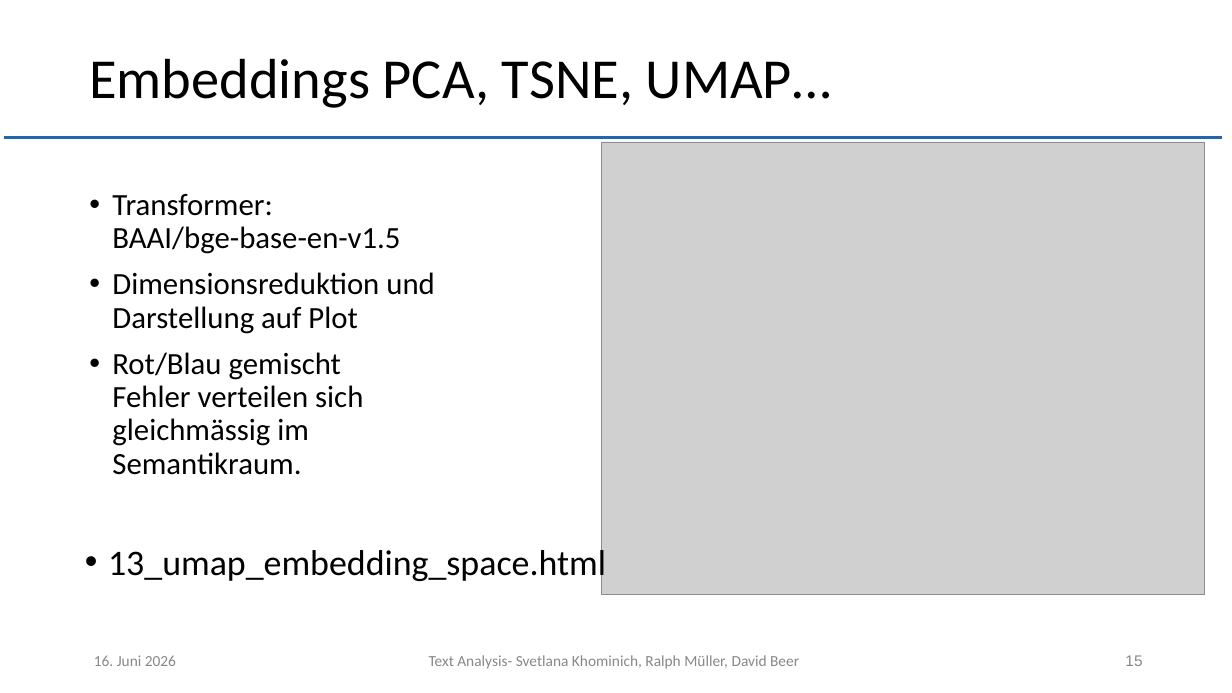
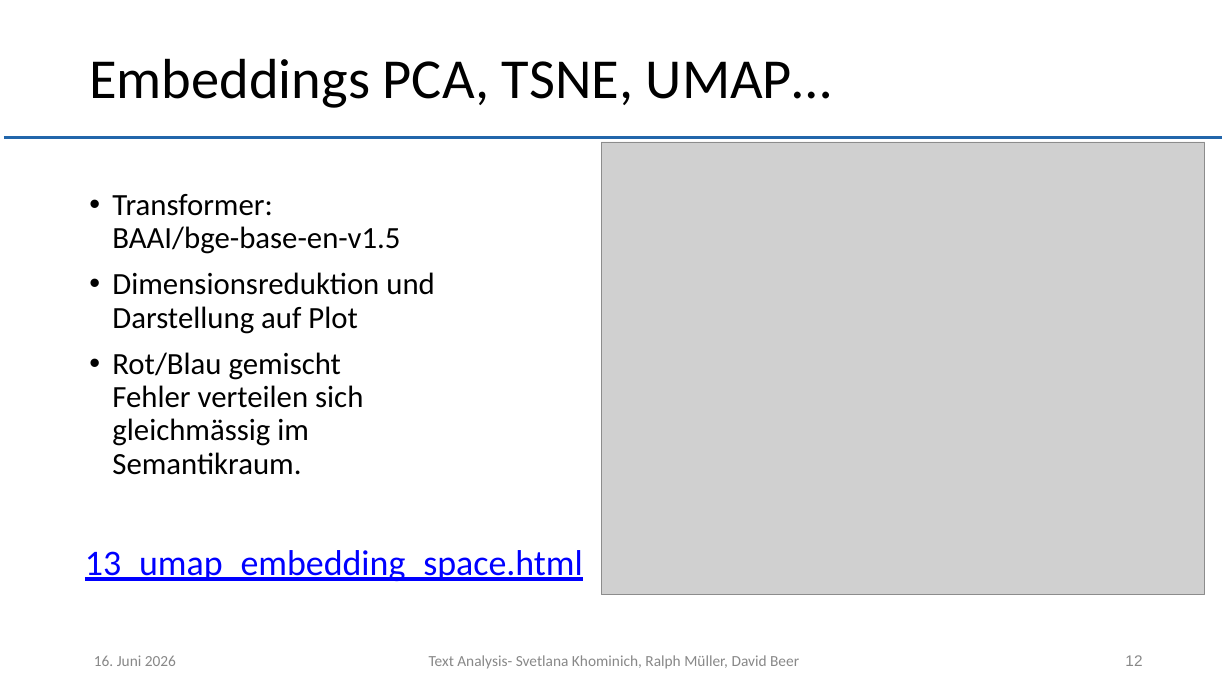
Before and after one commit to muellR/text_analysis, a slide deck: slide 12 of presentation/ln_text_analysis.pptx (slide 15 before the commit). Drawn at 1232x693 pixels with LibreOffice and Linux fonts; fonts in the diff are those of the drawing; grey boxes stand for pictures; background and template pictures are left out. Boxes give left, top, right and bottom in pixels: in the first picture for what was removed or moved away, otherwise in the second. Text is boxed around its words. In the diff, an @@ line names an element or a change of style, - is before the commit and + after.

Commit message:
Präsentation

```diff
--- a/presentation/ln_text_analysis.pptx
+++ b/presentation/ln_text_analysis.pptx
@@ text "13_umap_embedding_space.html" at [85,550,583,581]: text colour #000000 to #0000FF, underline on; bullet • to none @@
@@ page number at [1125,655,1142,666]: text changed @@
-15
+12
```
Also in this commit, not shown: 3 other slides changed, 1 slide added, 2 slides removed.
